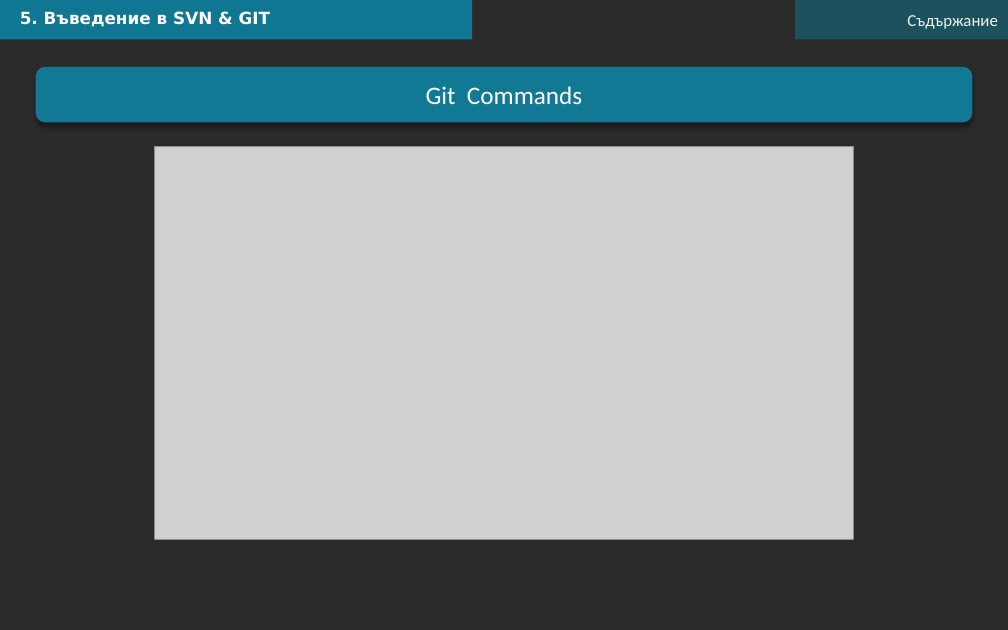
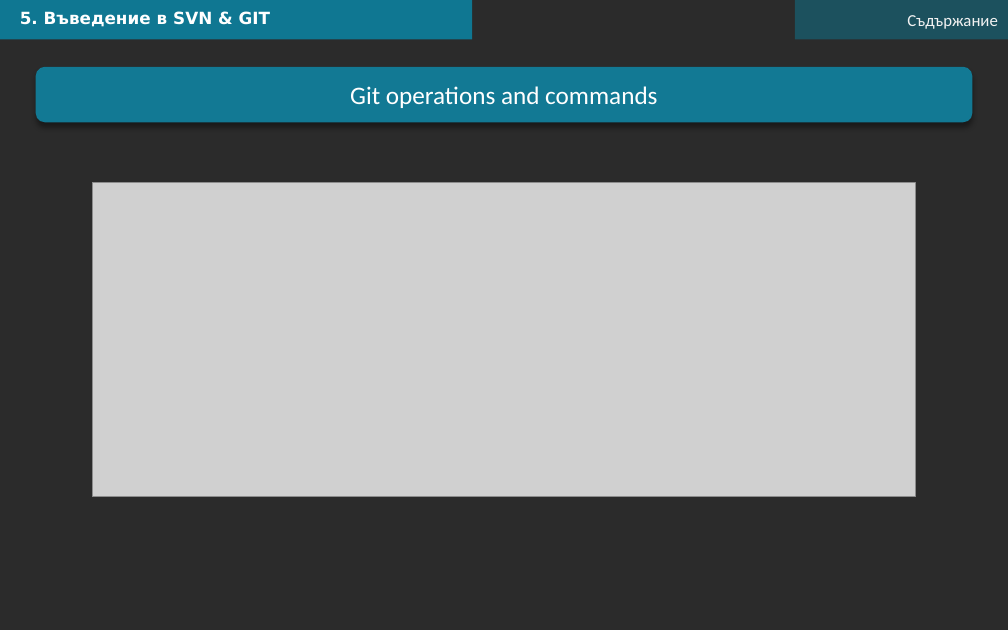
Before and after one commit to DNinev/swiftFE_v1, a slide deck: slide 10 of L4/FE-L4-May-08.pptx (slide 11 before the commit). Drawn at 1008x630 pixels with LibreOffice and Linux fonts; fonts in the diff are those of the drawing; grey boxes stand for pictures; background and template pictures are left out; a plain dark background stands for a picture behind light text. Boxes give left, top, right and bottom in pixels: in the first picture for what was removed or moved away, otherwise in the second. Text is boxed around its words. In the diff, an @@ line names an element or a change of style, - is before the commit and + after.

Commit message:
Lecture5

```diff
--- a/L4/FE-L4-May-08.pptx
+++ b/L4/FE-L4-May-08.pptx
@@ text in rounded rectangle at <box>350,86,657,108</box>: text changed @@
-Git Commands
+Git operations and commands
@@ picture: place and size @@
-picture at <box>155,146,854,539</box>
+picture at <box>93,182,915,497</box>
```
Also in this commit, not shown: 2 slides removed, 4 other files.
